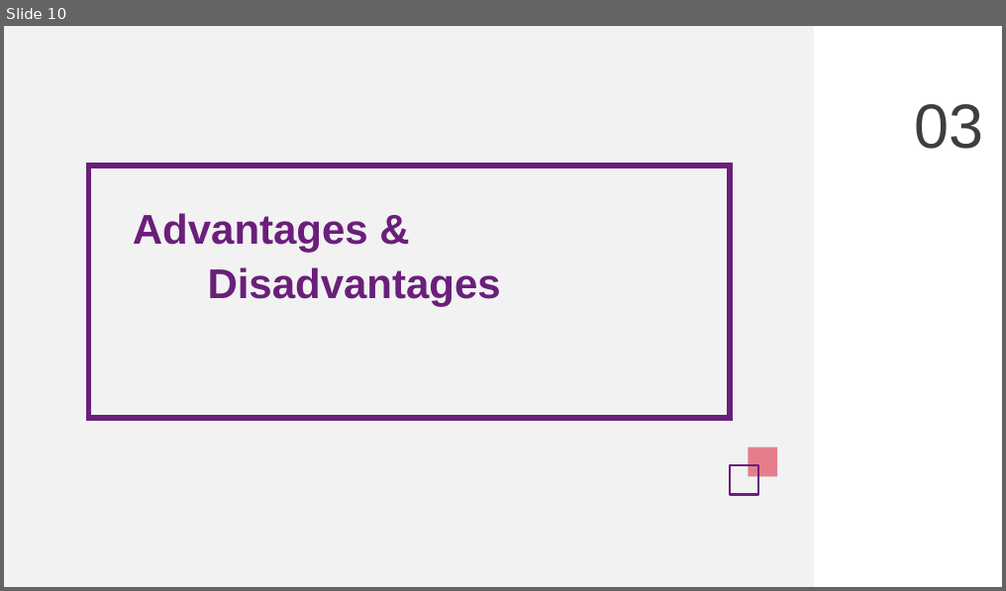
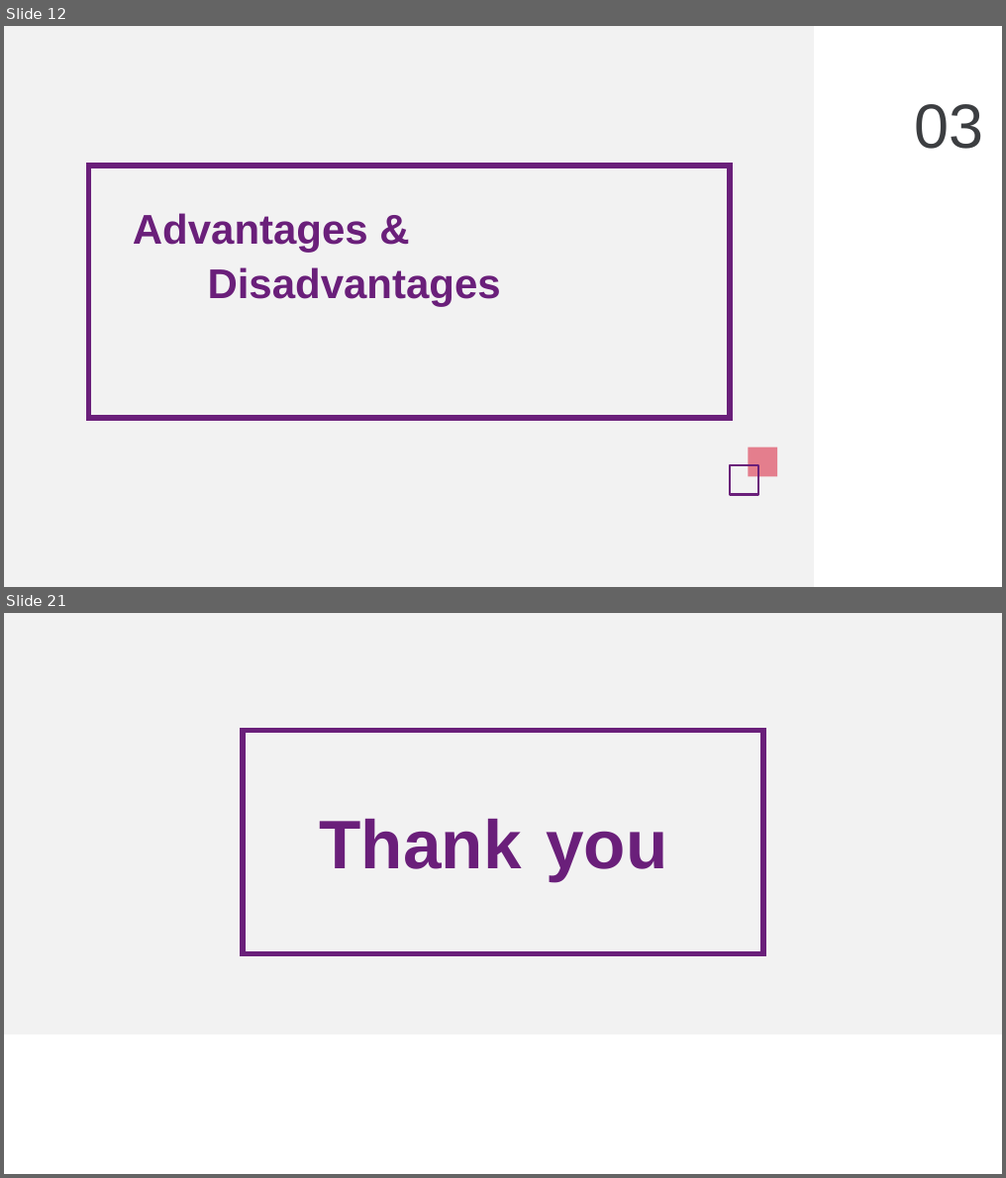
Before and after one commit to nashtech-garage/nodejs-vite-js_load_test, a slide deck: vite/slide/NT_Vitejs.pptx. Shown one above the other, each under a label of ours: slide 10 before the commit, slides 12 and 21 after it; the slides between them are not shown. The pictures are 1006x591 and 1006x1178 pixels, drawn with LibreOffice and Linux fonts; fonts in the diff are those of the drawing; background and template pictures are left out. Boxes give left, top, right and bottom in pixels: in the first picture for what was removed or moved away, otherwise in the second. Text is boxed around its words. In the diff, an @@ line names an element or a change of style, - is before the commit and + after.

```diff
--- a/vite/slide/NT_Vitejs.pptx
+++ b/vite/slide/NT_Vitejs.pptx
@@ slide 21 added at (x1=4, y1=613, x2=1002, y2=1174), background #FFFFFF @@
@@ rectangle added at (x1=4, y1=613, x2=1002, y2=1035), fill #F2F2F2 @@
@@ rectangle added at (x1=243, y1=731, x2=764, y2=955), outline #D6001C 5 pt @@
@@ text added at (x1=320, y1=818, x2=667, y2=881), 66 pt, text gradient #6A1F7A to #D6001C, bold @@
+Thank you
@@ what was slide 10 is now slide 12 @@
```
Also in this commit, not shown: 1 slide changed, 10 other slides added, 4 other files.
